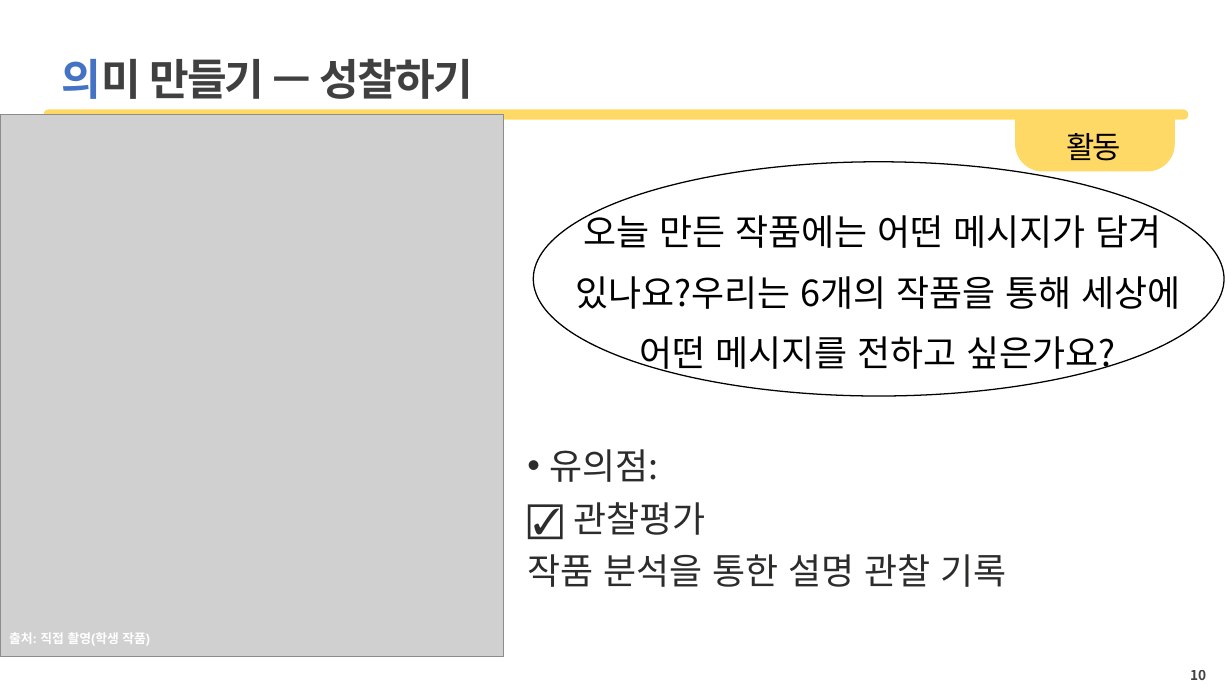
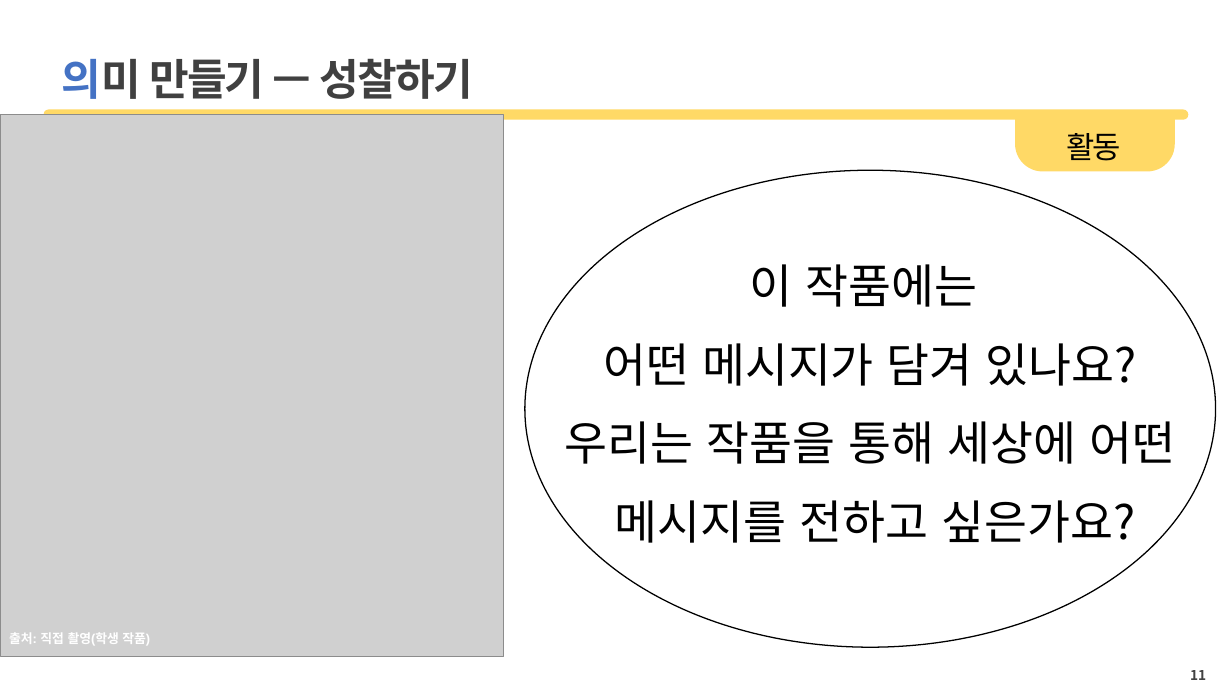
Before and after one commit to biossam/humanskill_art, a slide deck: slide 11 of files/demo/6.pptx (slide 10 before the commit). Drawn at 1232x693 pixels with LibreOffice and Linux fonts; fonts in the diff are those of the drawing; grey boxes stand for pictures; background and template pictures are left out. Boxes give left, top, right and bottom in pixels: in the first picture for what was removed or moved away, otherwise in the second. Text is boxed around its words. In the diff, an @@ line names an element or a change of style, - is before the commit and + after.

```diff
--- a/files/demo/6.pptx
+++ b/files/demo/6.pptx
@@ ellipse: place and size @@
-ellipse at <box>533,162,1225,396</box>
+ellipse at <box>525,170,1216,647</box>
@@ text at <box>565,264,1175,543</box>: text changed; size 28 to 36.4 pt @@
-오늘 만든 작품에는 어떤 메시지가 담겨 있나요?우리는 6개의 작품을 통해 세상에 어떤 메시지를 전하고 싶은가요?
-• 유의점:
-☑ 관찰평가
-작품 분석을 통한 설명 관찰 기록
+이 작품에는
+어떤 메시지가 담겨 있나요?
+우리는 작품을 통해 세상에 어떤 메시지를 전하고 싶은가요?
@@ page number at <box>1190,670,1206,680</box>: text changed @@
-10
+11
```
Also in this commit, not shown: 1 other slide changed, 1 slide added, 11 other files.
